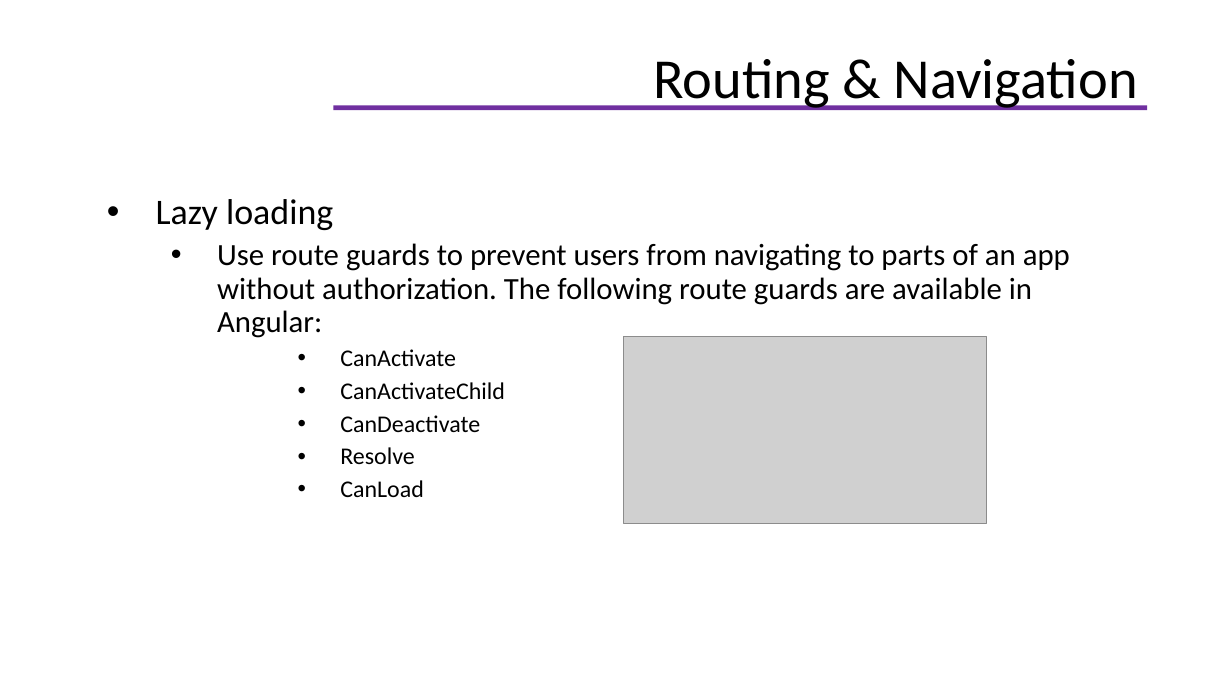
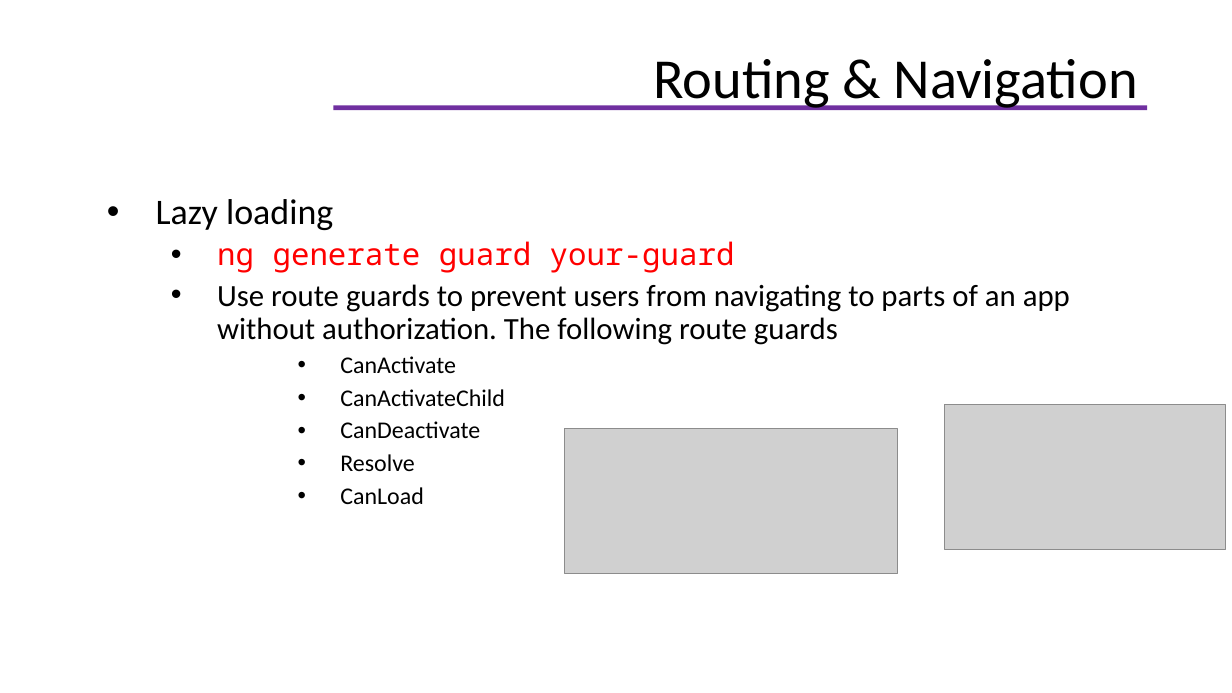
Before and after one commit to helenhash/angular-training, a slide deck: slide 106 of docs/Angular Training.pptx (slide 103 before the commit). Drawn at 1232x693 pixels with LibreOffice and Linux fonts; fonts in the diff are those of the drawing; grey boxes stand for pictures; background and template pictures are left out. Boxes give left, top, right and bottom in pixels: in the first picture for what was removed or moved away, otherwise in the second. Text is boxed around its words. In the diff, an @@ line names an element or a change of style, - is before the commit and + after.

```diff
--- a/docs/Angular Training.pptx
+++ b/docs/Angular Training.pptx
@@ text at <box>217,241,1070,345</box>: text changed @@
-  • Use route guards to prevent users from navigating to parts of an app without authorization. The following route guards are available in Angular:
+  • ng generate guard your-guard
+  • Use route guards to prevent users from navigating to parts of an app without authorization. The following route guards
@@ picture: place and size @@
-picture at <box>623,336,987,524</box>
+picture at <box>945,404,1226,549</box>
@@ picture added at <box>564,429,897,574</box> @@
```
Also in this commit, not shown: 8 other slides changed, 6 slides added, 1 other file.
